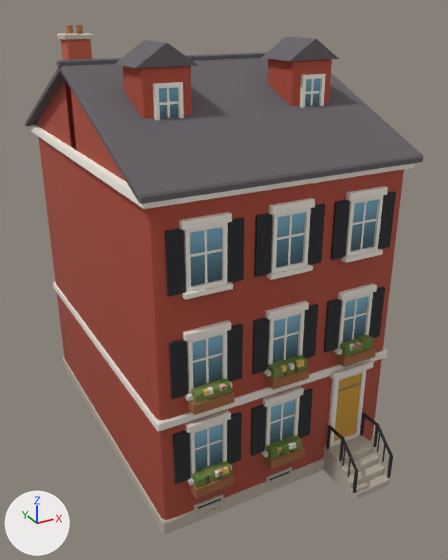
An edit to the glTF model newcity/art/kit/lane_w1.glb, drawn before and after from the same camera.
One viewpoint serves both versions: a camera (50 mm lens) standing at (-10.3, -20.6, 16.0) and looking at (0.2, -1.5, 6.4). Every picture has the same lights, and +X, +Y and +Z are marked at lower left. The older version comes first. Vertices at exactly the same position are counted once.

The first picture shows 'lane_w1'.
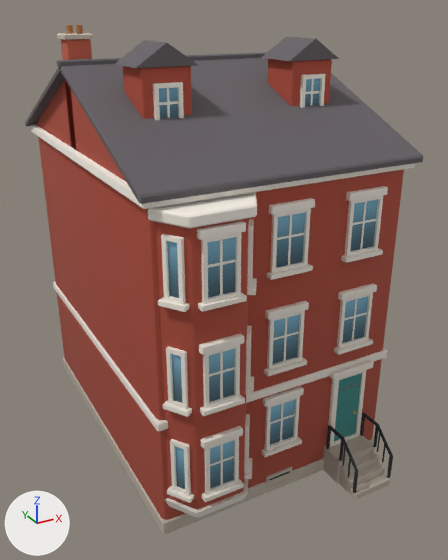
Changed parts and their boxes (x1, y1, x2, y2) in the pictures (448 x 560 px; the box of a moved part takes in the faces that stretch with it):
part 1 of me_lane_w1, moved or reshaped
    before: (189, 420, 227, 478)
    after: (204, 437, 239, 495)
part 2 of me_lane_w1, moved or reshaped
    before: (207, 428, 210, 466)
    after: (220, 444, 223, 485)
part 3 of me_lane_w1, moved or reshaped
    before: (195, 439, 222, 450)
    after: (210, 456, 234, 466)
part 4 of me_lane_w1, moved or reshaped
    before: (187, 465, 232, 486)
    after: (202, 479, 244, 502)
part 5 of me_lane_w1, moved or reshaped
    before: (185, 410, 231, 433)
    after: (201, 426, 243, 449)
part 6 of me_lane_w1, moved or reshaped
    before: (189, 473, 234, 499)
    after: (167, 486, 194, 503)
part 7 of me_lane_w1, moved or reshaped
    before: (187, 331, 227, 394)
    after: (203, 344, 240, 409)
part 8 of me_lane_w1, moved or reshaped
    before: (206, 339, 209, 383)
    after: (220, 352, 223, 399)
part 9 of me_lane_w1, moved or reshaped
    before: (193, 353, 222, 363)
    after: (209, 367, 235, 377)
part 10 of me_lane_w1, moved or reshaped
    before: (185, 381, 232, 401)
    after: (200, 395, 245, 416)
part 11 of me_lane_w1, moved or reshaped
    before: (183, 320, 231, 341)
    after: (199, 333, 244, 355)
part 12 of me_lane_w1, moved or reshaped
    before: (187, 390, 235, 415)
    after: (163, 400, 192, 417)
part 13 of me_lane_w1, moved or reshaped
    before: (184, 222, 228, 292)
    after: (201, 233, 241, 304)
part 14 of me_lane_w1, moved or reshaped
    before: (204, 230, 208, 284)
    after: (220, 240, 223, 295)
part 15 of me_lane_w1, moved or reshaped
    before: (190, 249, 222, 257)
    after: (208, 259, 236, 268)
part 16 of me_lane_w1, moved or reshaped
    before: (181, 282, 233, 300)
    after: (198, 293, 247, 312)
part 17 of me_lane_w1, moved or reshaped
    before: (179, 212, 232, 230)
    after: (197, 221, 246, 240)
part 18 of me_lane_w1, deleted
    before: (165, 191, 396, 518)
part 19 of me_lane_w1, added
    after: (148, 192, 257, 518)
part 20 of me_lane_w1, surface changed (brown to cyan)
    both: (270, 351, 362, 443)

The change, as a list of edits to the scene's bpy script:
```text
Change me_lane_w1:
    used by ob_lane_w1; location = (0.0, 0.0, 0.0)
    remove me_lane_w1.from_pydata(...)  # 1502 vertices, 2074 faces; spans x -4.9..4.9, y -7.9..6.3, z 0.0..15.4
    add me_lane_w1.from_pydata(...)  # 1184 vertices, 1790 faces; spans x -4.9..4.9, y -7.9..6.3, z 0.0..15.4
    me_lane_w1 part 1: the loose piece of 16 vertices spanning x -3.5..-2.2, y -6.1..-6.0, z 2.0..3.8 is moved by (0.0, -0.9, 0.0)
    me_lane_w1 part 2: the loose piece of 4 vertices spanning x -2.9..-2.8, y -6.0, z 2.1..3.7 is moved by (0.0, -0.9, 0.0)
    me_lane_w1 part 3: the loose piece of 4 vertices spanning x -3.4..-2.3, y -6.1, z 3.0..3.1 is moved by (0.0, -0.9, 0.0)
    me_lane_w1 part 4: the loose piece of 8 vertices spanning x -3.6..-2.1, y -6.2..-6.0, z 1.8..2.0 is moved by (0.0, -0.9, 0.0)
    me_lane_w1 part 5: the loose piece of 16 vertices spanning x -3.6..-2.1, y -6.2..-6.0, z 3.8..4.1 is moved by (0.0, -0.9, 0.0)
    me_lane_w1 part 6: the loose piece of 8 vertices spanning x -3.5..-2.2, y -6.5..-6.0, z 1.5..1.8 is turned -56.9 degrees about the z axis through its middle and scaled by 0.593, then moved by (-1.3, -0.3, 0.3)
    me_lane_w1 part 7: the loose piece of 16 vertices spanning x -3.5..-2.2, y -6.1..-6.0, z 5.2..7.1 is moved by (0.0, -0.9, 0.0)
    me_lane_w1 part 8: the loose piece of 4 vertices spanning x -2.9..-2.8, y -6.0, z 5.3..7.0 is moved by (0.0, -0.9, 0.0)
    me_lane_w1 part 9: the loose piece of 4 vertices spanning x -3.4..-2.3, y -6.1, z 6.2..6.3 is moved by (0.0, -0.9, 0.0)
    me_lane_w1 part 10: the loose piece of 8 vertices spanning x -3.6..-2.1, y -6.2..-6.0, z 5.1..5.2 is moved by (0.0, -0.9, 0.0)
    me_lane_w1 part 11: the loose piece of 16 vertices spanning x -3.6..-2.1, y -6.2..-6.0, z 7.1..7.3 is moved by (0.0, -0.9, 0.0)
    me_lane_w1 part 12: the loose piece of 8 vertices spanning x -3.5..-2.2, y -6.5..-6.0, z 4.7..5.1 is turned -56.9 degrees about the z axis through its middle and scaled by 0.593, then moved by (-1.3, -0.3, 0.3)
    me_lane_w1 part 13: the loose piece of 16 vertices spanning x -3.5..-2.2, y -6.1..-6.0, z 8.6..10.5 is moved by (0.0, -0.9, 0.0)
    me_lane_w1 part 14: the loose piece of 4 vertices spanning x -2.9..-2.8, y -6.0, z 8.7..10.4 is moved by (0.0, -0.9, 0.0)
    me_lane_w1 part 15: the loose piece of 4 vertices spanning x -3.4..-2.3, y -6.1, z 9.6..9.7 is moved by (0.0, -0.9, 0.0)
    me_lane_w1 part 16: the loose piece of 8 vertices spanning x -3.6..-2.1, y -6.2..-6.0, z 8.5..8.6 is moved by (0.0, -0.9, 0.0)
    me_lane_w1 part 17: the loose piece of 16 vertices spanning x -3.6..-2.1, y -6.2..-6.0, z 10.5..10.7 is moved by (0.0, -0.9, 0.0)
    me_lane_w1 part 18: 55 loose pieces with 486 vertices, spanning x -4.1..4.1, y -6.5..-6.0, z 0.2..10.5, are deleted
    me_lane_w1 part 19: 168 vertices added at x -4.5..-1.2, y -7.1..-6.0, z 1.0..11.2
    me_lane_w1 part 20: 34 kept faces spanning x -0.5..3.4, y -6.1..-6.0, z 1.2..7.0 get new texture (UV) coordinates
```
